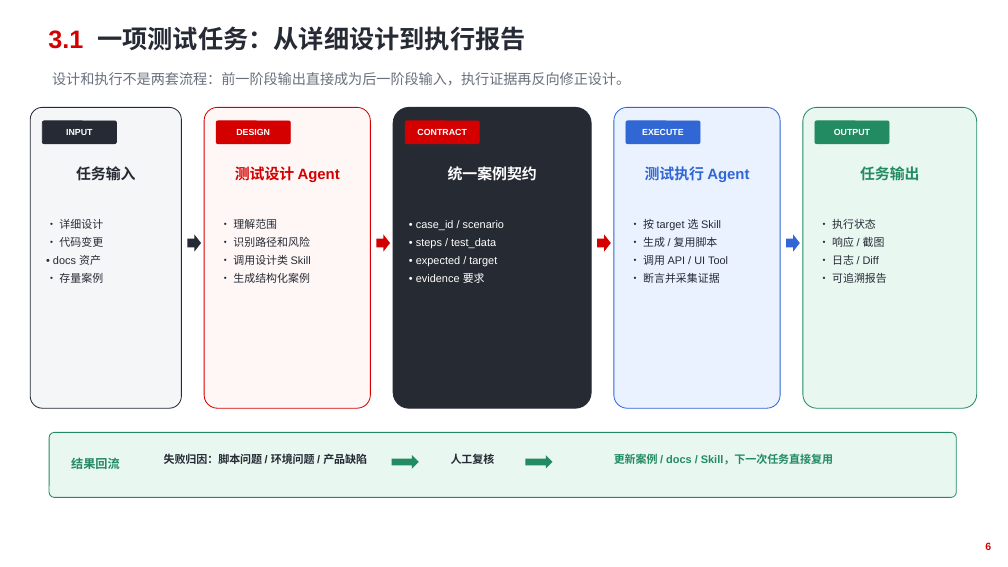
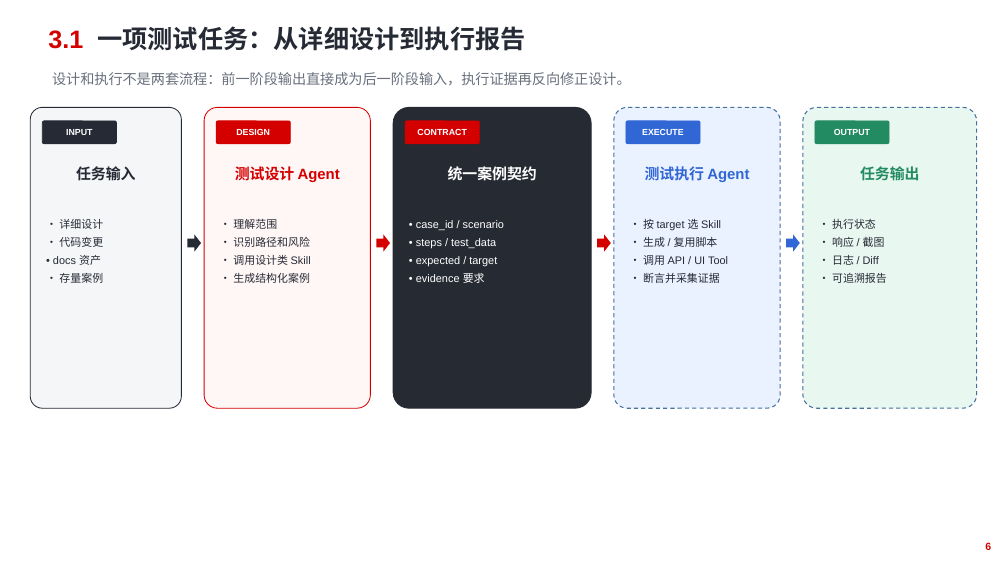
Before and after one commit to RKK222/intelligent-test-agent, a slide deck: slide 9 of docs/presentations/智能测试专题汇报（杭州产品部）技术逻辑版A8.pptx (slide 6 before the commit). Drawn at 1008x567 pixels with LibreOffice and Linux fonts; fonts in the diff are those of the drawing. Boxes give left, top, right and bottom in pixels: in the first picture for what was removed or moved away, otherwise in the second. Text is boxed around its words. In the diff, an @@ line names an element or a change of style, - is before the commit and + after.

```diff
--- a/docs/presentations/智能测试专题汇报（杭州产品部）技术逻辑版A8.pptx
+++ b/docs/presentations/智能测试专题汇报（杭州产品部）技术逻辑版A8.pptx
@@ rounded rectangle at <box>614,107,780,408</box>: outline #3167D5 0.8 pt to #43739E 1 pt dashed @@
@@ rounded rectangle at <box>803,107,977,408</box>: outline #238B62 0.8 pt to #43739E 1 pt dashed @@
@@ rounded rectangle removed at <box>49,433,957,498</box> @@
@@ text removed at <box>71,457,120,469</box> @@
-结果回流
@@ text removed at <box>164,453,367,464</box> @@
-失败归因：脚本问题 / 环境问题 / 产品缺陷
@@ right arrow removed at <box>392,455,419,469</box> @@
@@ text removed at <box>451,453,495,464</box> @@
-人工复核
@@ right arrow removed at <box>526,455,553,469</box> @@
@@ text removed at <box>614,452,833,467</box> @@
-更新案例 / docs / Skill，下一次任务直接复用
```
Also in this commit, not shown: 2 other slides changed, 2 slides added, 1 slide removed, 1 other file.
